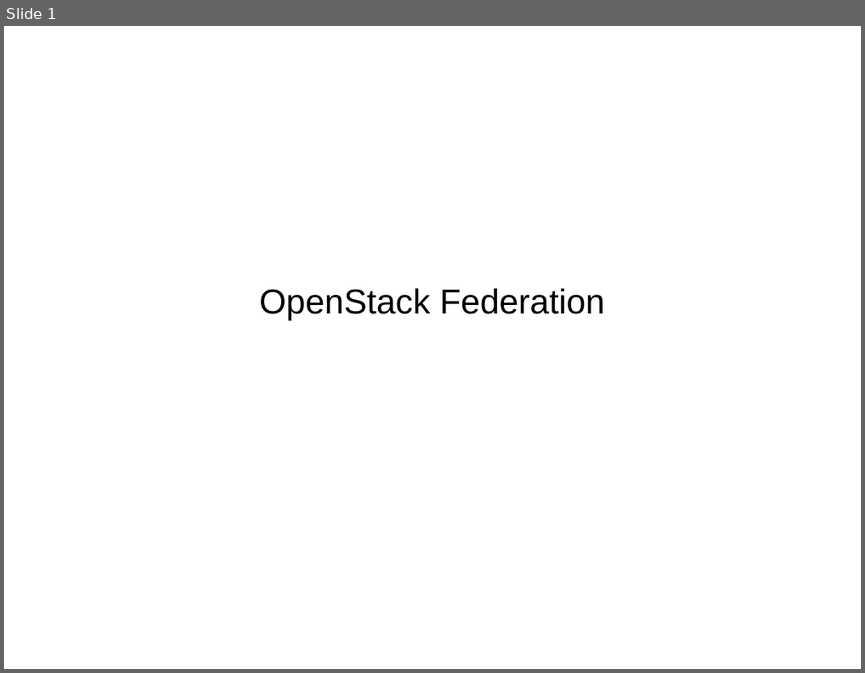
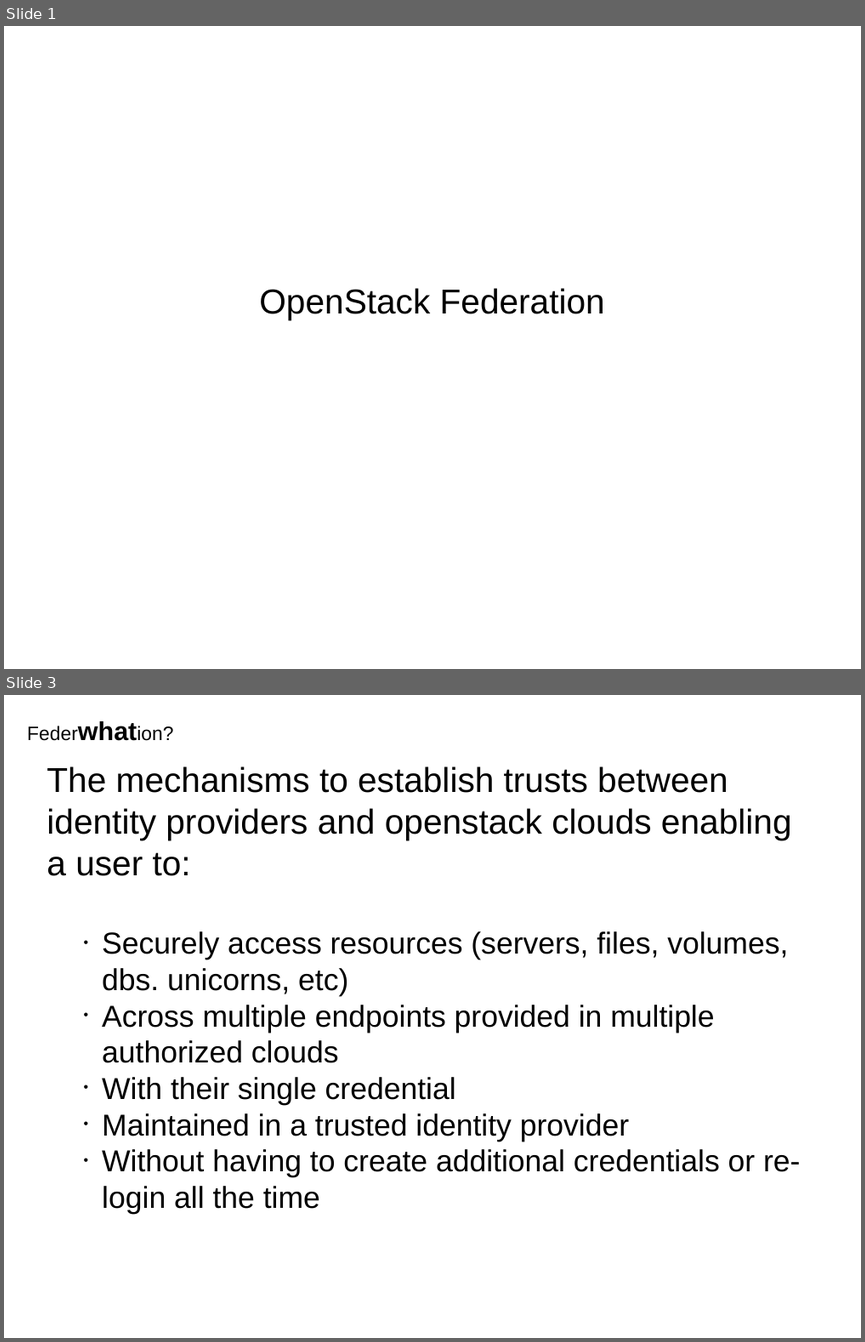
Before and after one commit to joesavak/OpenStackFederation, a slide deck: os-federation.odp. Shown one above the other, each under a label of ours: slide 1 before the commit, slides 1 and 3 after it; the slides between them are not shown. The pictures are 865x673 and 865x1342 pixels, drawn with LibreOffice and Linux fonts; fonts in the diff are those of the drawing. Boxes give left, top, right and bottom in pixels: in the first picture for what was removed or moved away, otherwise in the second. Text is boxed around its words. In the diff, an @@ line names an element or a change of style, - is before the commit and + after.

```diff
--- a/os-federation.odp
+++ b/os-federation.odp
@@ slide 3 added at (x1=4, y1=695, x2=861, y2=1338), background #FFFFFF @@
@@ text added at (x1=19, y1=710, x2=276, y2=747), 18 pt, text #000000 @@
+Federwhation?
@@ text added at (x1=46, y1=766, x2=800, y2=1213), 28 pt, text #000000 @@
+The mechanisms to establish trusts between identity providers and openstack clouds enabling a user to:
+    • Securely access resources (servers, files, volumes, dbs. unicorns, etc)
+    • Across multiple endpoints provided in multiple authorized clouds
+    • With their single credential
+    • Maintained in a trusted identity provider
+    • Without having to create additional credentials or re-login all the time
```
Also in this commit, not shown: 4 other slides added, 1 slide removed.
